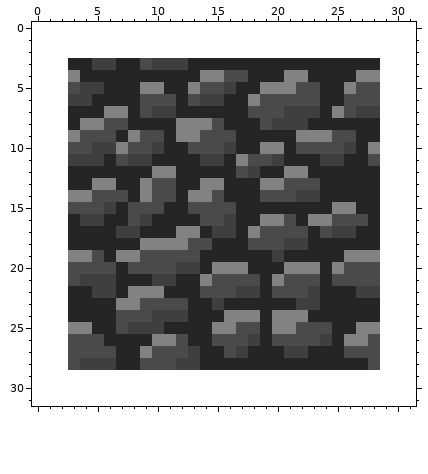
Pixel-art file, stored at Art/Editor Files/tile_background.ase. Above, as it was before the edit.
26x26 pixels, 1 frame. The old version is drawn lined up with the new one, on the new canvas.
Once edited:
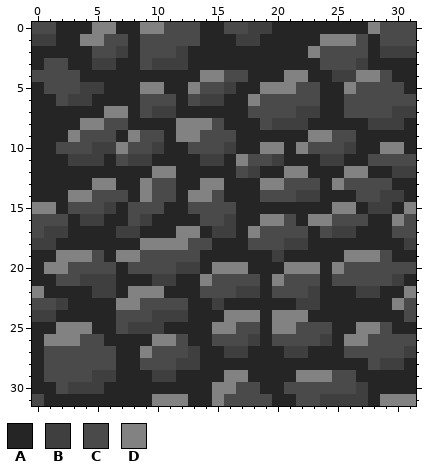
Palette (. is transparent): A #252525  B #3f3f3f  C #4a4a4a  D #828282
Diff:
canvas 26x26 -> 32x32, the old top-left corner now at 3,3
Changed rows in their new state; - is an unchanged pixel.
first column x 0:
 0 CCAAADDAADDCCCAACCBBAAAAAAAADCCC
 1 BBAADDCCACCCCCAAABBAAAAADDDCACCC
 2 AAAAACCBACCCBAAAAAAAAAADCCCCABBB
 3 ACC---------------------CCCB-AAA
 4 CCCC---------------------BB--CAA
 5 ACC--------------------------CCA
 6 AAC--------------------------CCC
 7 AAA------------------C---A-CCCBB
 8 AAA-------------------------BBBA
 9 AAA-------------------A------AAA
10 AAC-------------------D-----ADDA
11 AAA--------------------------CCC
12 AAA-----------------------DD-ABB
13 AAA----------------------DCCCCAA
14 AAA------------------------CCBBA
15 DDA-------------------------BBAD
16 CCC--------------------------ADC
17 CBB--------------------------ACC
18 BBA--------------------------AAB
19 AAD--------------------------CAA
20 ADD--------------------------CCC
21 AAC--------------------------CBA
22 DAA--------------------------AAD
23 CCB--------------------------ADC
24 BBA--------------------------AAC
25 AAD--------------------------CAA
26 ADDD-------------------------CCC
27 ACC-------------B------------CCB
28 ACC-CCC----------------------BBA
29 ACCCCBBAAABBAAAADDAAAADDDCCAAAAA
30 AACBBBAAAAAAAAADDCCAACCCCCCBAAAA
31 CAAAAAAAAADDDAADCCCCAACCBBBBADDD
